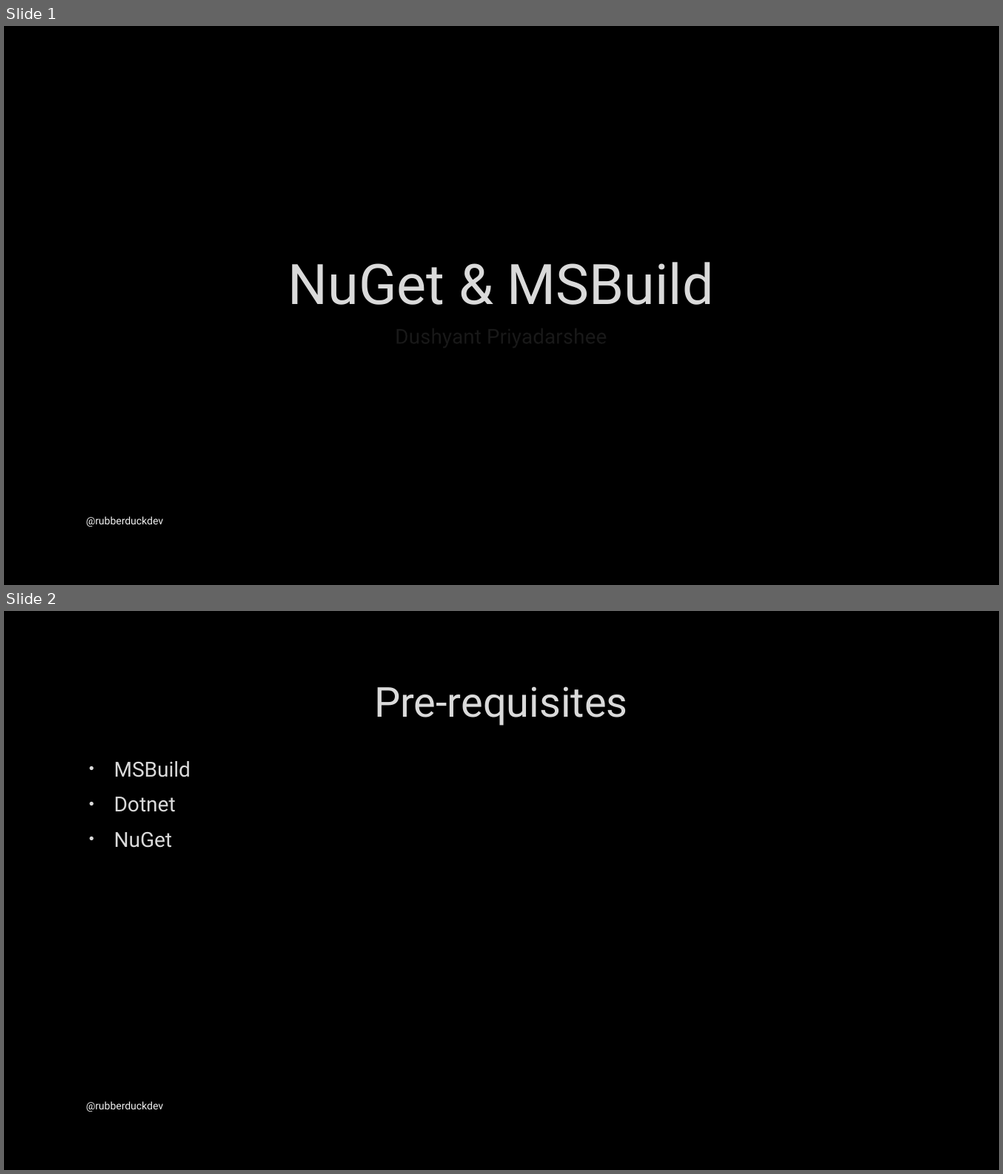
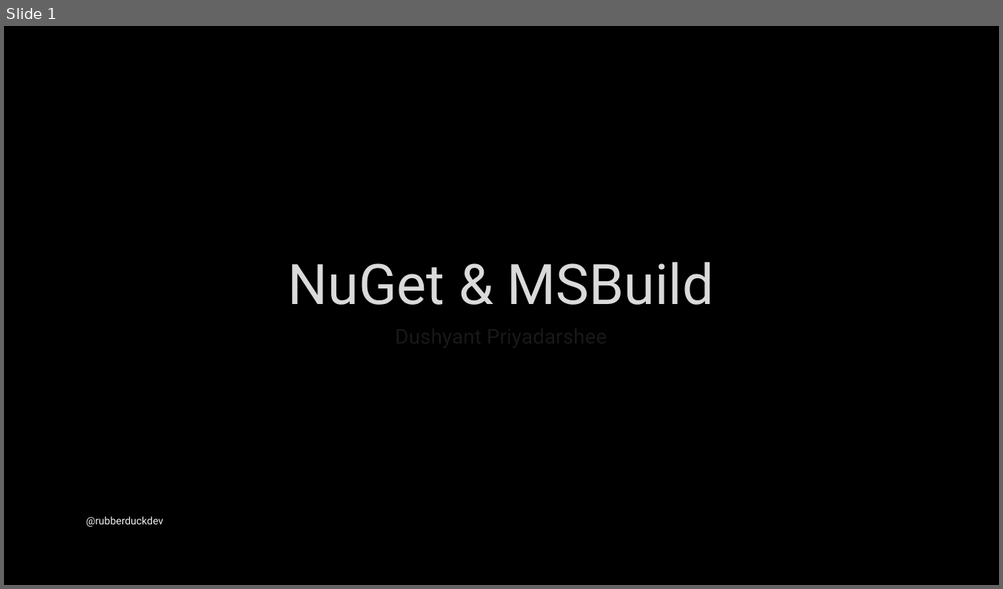
Before and after one commit to realrubberduckdev/NuGetAndMSBuild, a slide deck: NuGet & MSBuild.pptx. Shown one above the other, each under a label of ours: slides 1 and 2 before the commit, slide 1 after it. The pictures are 1003x1174 and 1003x589 pixels, drawn with LibreOffice and Linux fonts; fonts in the diff are those of the drawing; background and template pictures are left out. Boxes give left, top, right and bottom in pixels: in the first picture for what was removed or moved away, otherwise in the second. Text is boxed around its words. In the diff, an @@ line names an element or a change of style, - is before the commit and + after.

```diff
--- a/NuGet & MSBuild.pptx
+++ b/NuGet & MSBuild.pptx
@@ slide 2 removed at (4, 611, 999, 1170), background picture (left out) @@
@@ title removed at (374, 686, 628, 726) @@
-Pre-requisites
@@ text removed at (114, 761, 190, 848) @@
-• MSBuild
-• Dotnet
-• NuGet
@@ text removed at (86, 1102, 163, 1112) @@
-@rubberduckdev
```
Also in this commit, not shown: 1 other slide removed, 1 other file.
